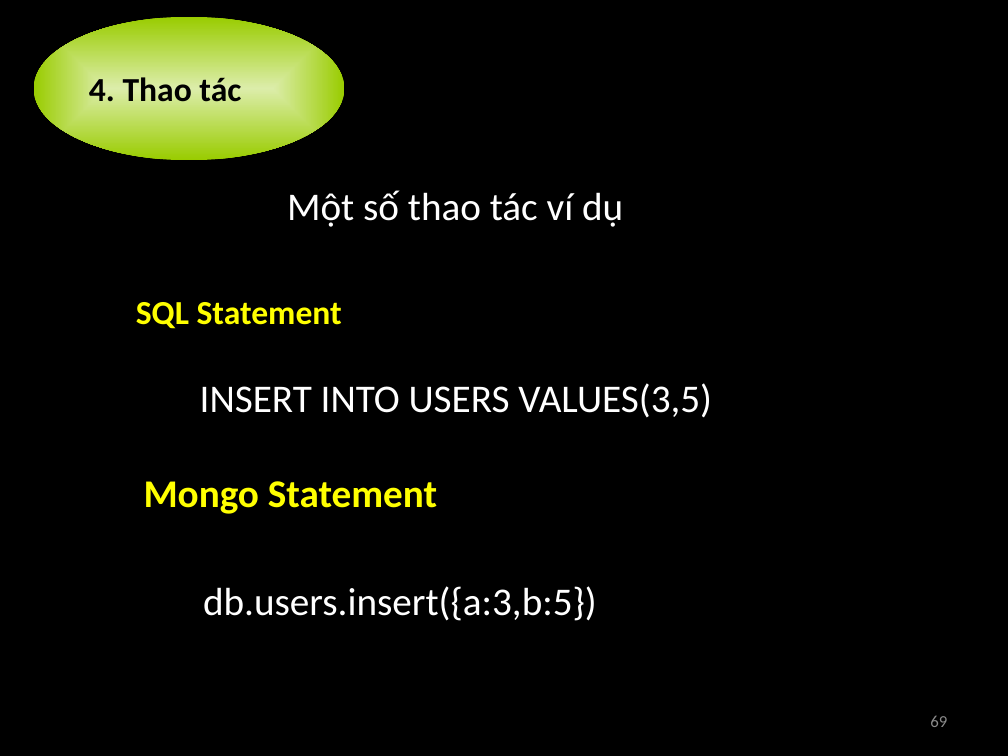
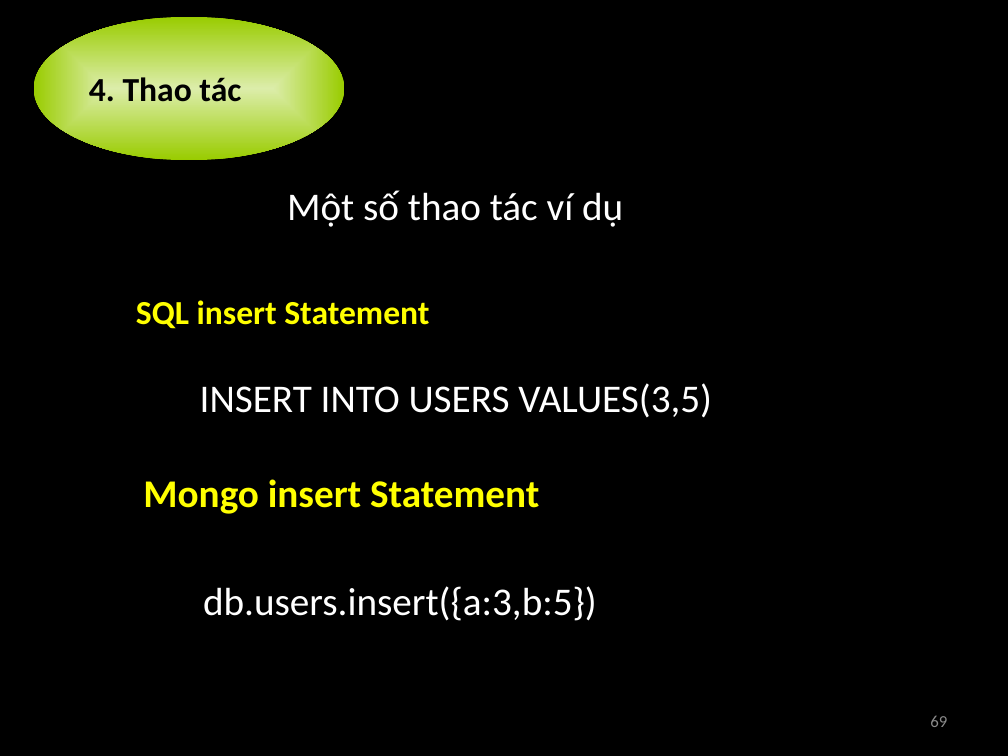
Before and after one commit to nguyenminhthong27/academic-term2-2012-distributed-application-group-21, a slide deck: slide 69 of 0.Seminar MongoDB/Introduction MongoDB.pptx. Drawn at 1008x756 pixels with LibreOffice and Linux fonts; fonts in the diff are those of the drawing. Boxes give left, top, right and bottom in pixels: in the first picture for what was removed or moved away, otherwise in the second. Text is boxed around its words. In the diff, an @@ line names an element or a change of style, - is before the commit and + after.

```diff
--- a/0.Seminar MongoDB/Introduction MongoDB.pptx
+++ b/0.Seminar MongoDB/Introduction MongoDB.pptx
@@ text at (x1=136, y1=300, x2=429, y2=329): text changed @@
-SQL Statement
+SQL insert Statement
@@ text at (x1=143, y1=479, x2=539, y2=514): text changed @@
-Mongo Statement
+Mongo insert Statement
```
Also in this commit, not shown: 3 other slides changed, 1 slide added, 2 slides removed.
